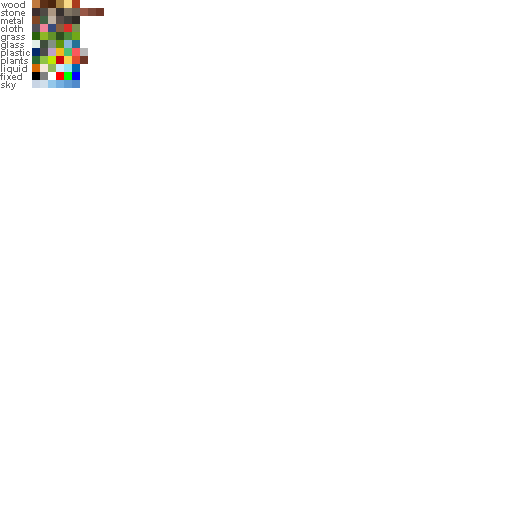
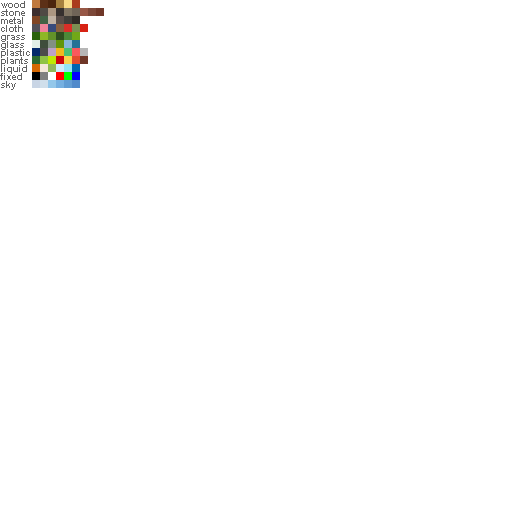
Layer changes from the first 512x512 image to the second:
added layer "Rectangle 1 copy 11" in group "cloth" over [80,24,88,32]
